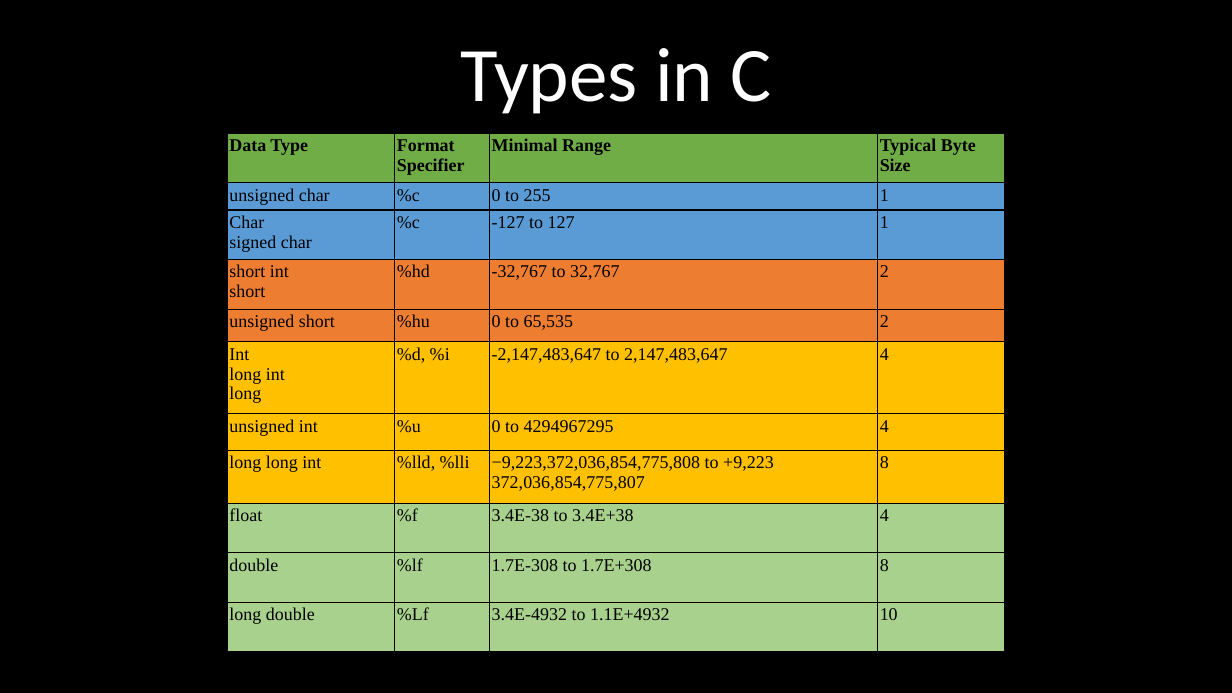
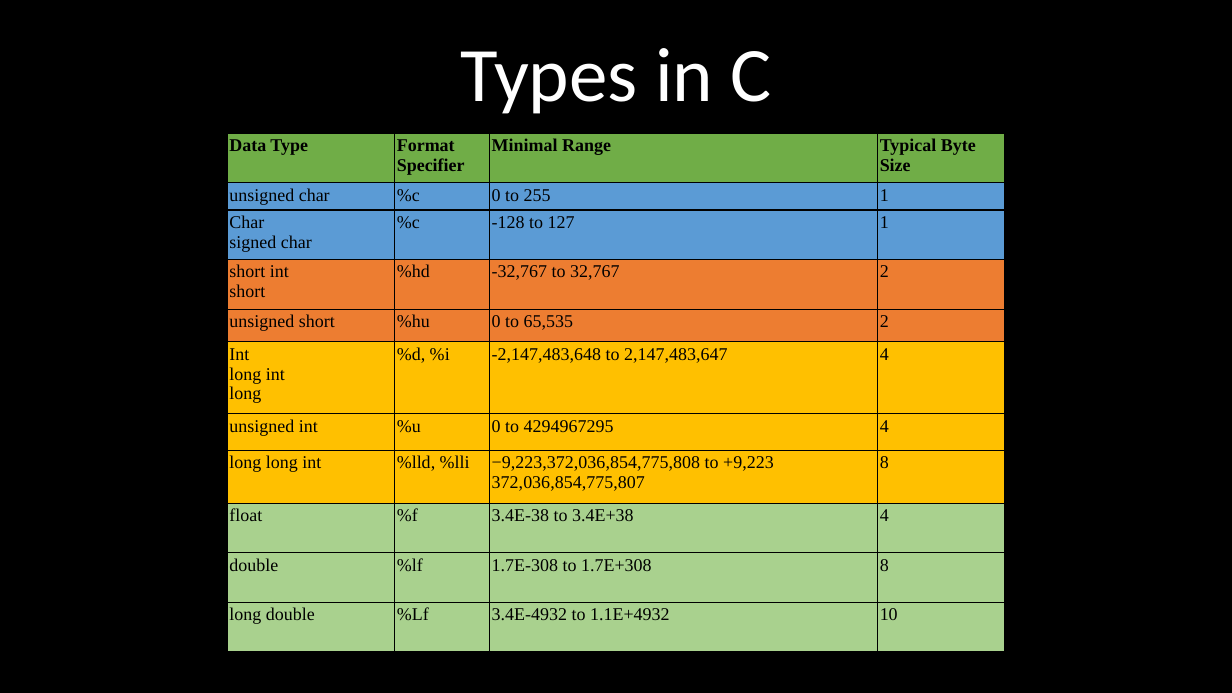
Before and after one commit to kruffka/C-Programming, a slide deck: slide 4 of slides/1_hello_types.pptx. Drawn at 1232x693 pixels with LibreOffice and Linux fonts; fonts in the diff are those of the drawing. Boxes give left, top, right and bottom in pixels: in the first picture for what was removed or moved away, otherwise in the second. Text is boxed around its words. In the diff, an @@ line names an element or a change of style, - is before the commit and + after.

```diff
--- a/slides/1_hello_types.pptx
+++ b/slides/1_hello_types.pptx
@@ table at <box>227,133,1006,652</box> @@
-row 3, column 3: -127 to 127
+row 3, column 3: -128 to 127
-row 6, column 3: -2,147,483,647 to 2,147,483,647
+row 6, column 3: -2,147,483,648 to 2,147,483,647
```
Also in this commit, not shown: 1 other slide changed, 2 other files.
